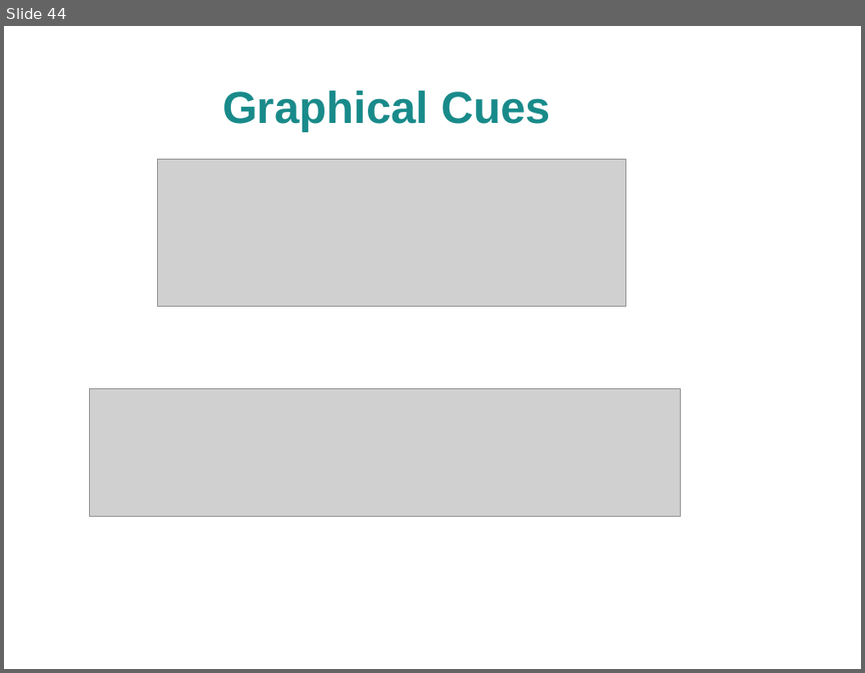
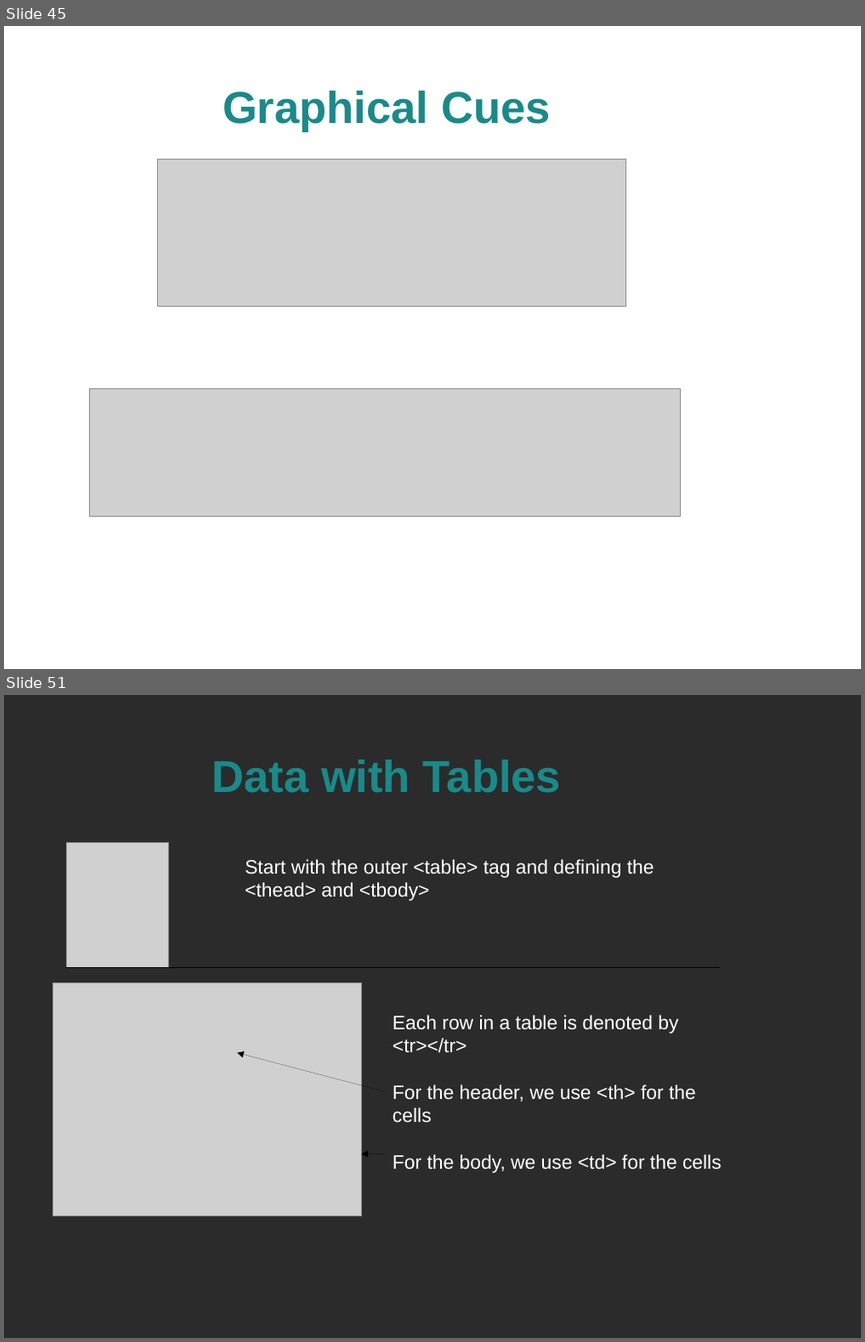
Before and after one commit to spellbindguy/Web-Development, a slide deck: Lectures/03 HTML/HTML.odp. Shown one above the other, each under a label of ours: slide 44 before the commit, slides 45 and 51 after it; the slides between them are not shown. The pictures are 865x673 and 865x1342 pixels, drawn with LibreOffice and Linux fonts; fonts in the diff are those of the drawing; grey boxes stand for pictures; background and template pictures are left out; a plain dark background stands for a picture behind light text. Boxes give left, top, right and bottom in pixels: in the first picture for what was removed or moved away, otherwise in the second. Text is boxed around its words. In the diff, an @@ line names an element or a change of style, - is before the commit and + after.

```diff
--- a/Lectures/03 HTML/HTML.odp
+++ b/Lectures/03 HTML/HTML.odp
@@ slide 51 added at bbox=[4, 695, 861, 1338], background picture (left out) @@
@@ title added at bbox=[211, 760, 562, 793], 41.4 pt, text #198A8A, bold @@
+Data with Tables
@@ picture added at bbox=[66, 843, 169, 967] @@
@@ text added at bbox=[245, 859, 654, 901], 18 pt, text #FFFFFF @@
+Start with the outer <table> tag and defining the <thead> and <tbody>
@@ line added from (66, 967) to (720, 967), #000000 0 pt @@
@@ picture added at bbox=[53, 982, 362, 1216] @@
@@ text added at bbox=[392, 1015, 721, 1173], 18 pt, text #FFFFFF @@
+Each row in a table is denoted by <tr></tr>
+For the header, we use <th> for the cells
+For the body, we use <td> for the cells
@@ arrow added from (385, 1091) to (237, 1053), #000000 0 pt @@
@@ arrow added from (385, 1154) to (362, 1154), #000000 0 pt @@
@@ what was slide 44 is now slide 45 @@
```
Also in this commit, not shown: 19 other slides added, 2 slides removed, 3 other files.
